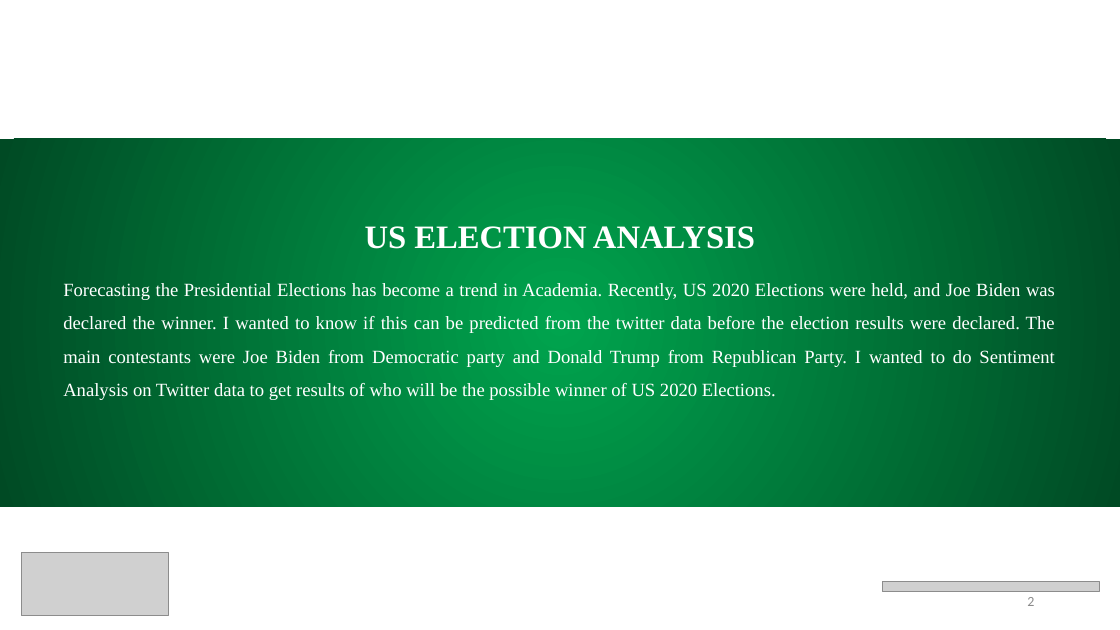
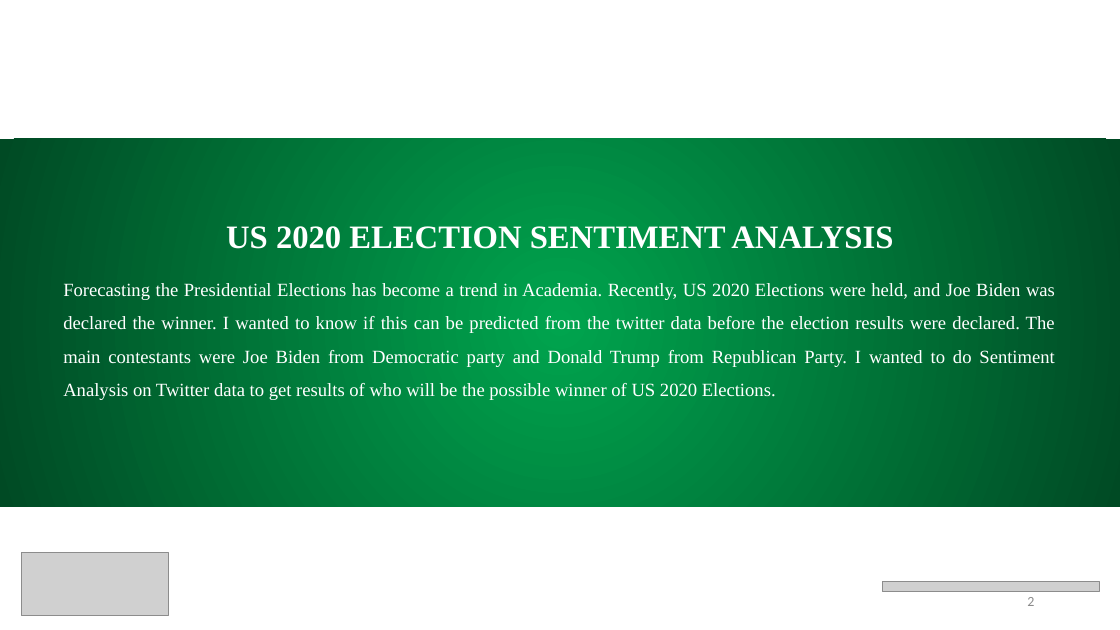
Before and after one commit to prithvikolla/Data-Visualization, a slide deck: slide 2 of Data-Visualization/Final Project/Kolla_FinalProject.pptx. Drawn at 1120x630 pixels with LibreOffice and Linux fonts; fonts in the diff are those of the drawing; grey boxes stand for pictures. Boxes give left, top, right and bottom in pixels: in the first picture for what was removed or moved away, otherwise in the second. Text is boxed around its words. In the diff, an @@ line names an element or a change of style, - is before the commit and + after.

```diff
--- a/Data-Visualization/Final Project/Kolla_FinalProject.pptx
+++ b/Data-Visualization/Final Project/Kolla_FinalProject.pptx
@@ text at (226, 226, 893, 249): text changed @@
-US ELECTION ANALYSIS
+US 2020 ELECTION SENTIMENT ANALYSIS
```
Also in this commit, not shown: 6 other slides changed, 1 other file.
